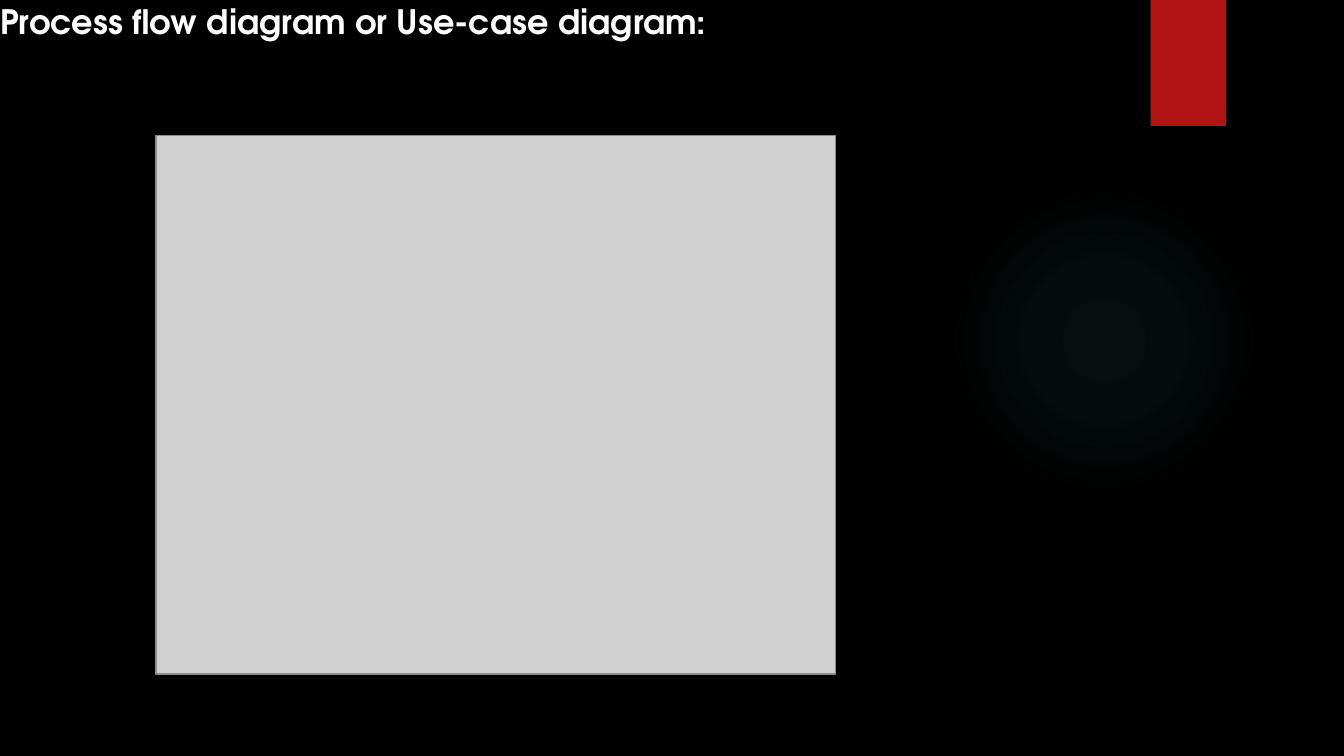
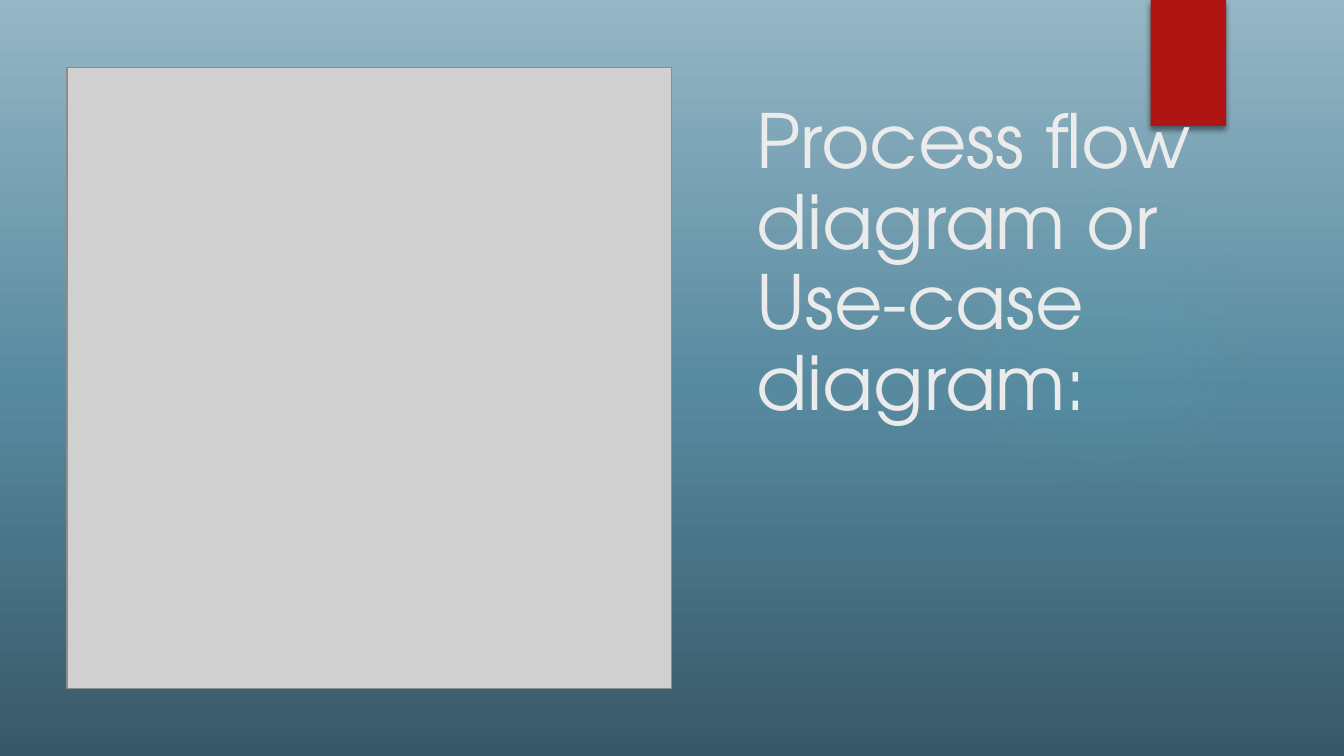
Before and after one commit to Aryanshukla578/Hackathon, a slide deck: slide 5 of Hackathon(codebharat).pptx. Drawn at 1344x756 pixels with LibreOffice and Linux fonts; fonts in the diff are those of the drawing; grey boxes stand for pictures; background and template pictures are left out. Boxes give left, top, right and bottom in pixels: in the first picture for what was removed or moved away, otherwise in the second. Text is boxed around its words. In the diff, an @@ line names an element or a change of style, - is before the commit and + after.

```diff
--- a/Hackathon(codebharat).pptx
+++ b/Hackathon(codebharat).pptx
@@ background picture (left out) to gradient #385867 to #57899F to #95B6C5 @@
@@ picture resized from (x1=156, y1=136, x2=836, y2=675) to (x1=67, y1=67, x2=672, y2=688) @@
@@ text "Process flow diagram or Use-case ..." moved from (x1=0, y1=8, x2=706, y2=42) to (x1=757, y1=90, x2=1191, y2=426) @@
@@ text "Process flow diagram or Use-case ..." at (x1=757, y1=90, x2=1191, y2=426): size 18 to 40 pt, text colour #FFFFFF to #EBEBEB, bold off; line spacing 1 to 0.9; more space between paragraphs; vertical alignment top to bottom @@
```
Also in this commit, not shown: 7 other slides changed.
